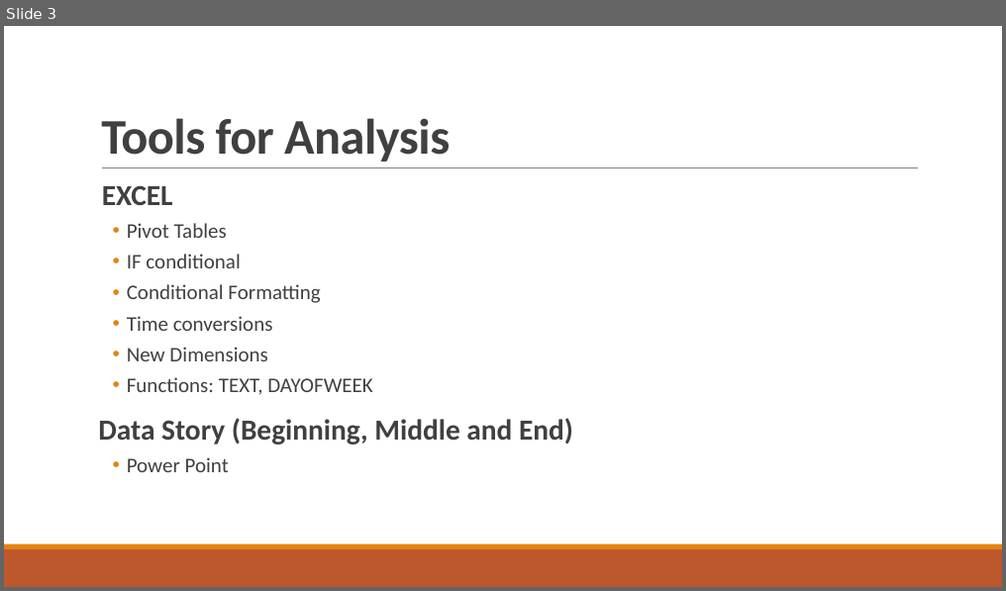
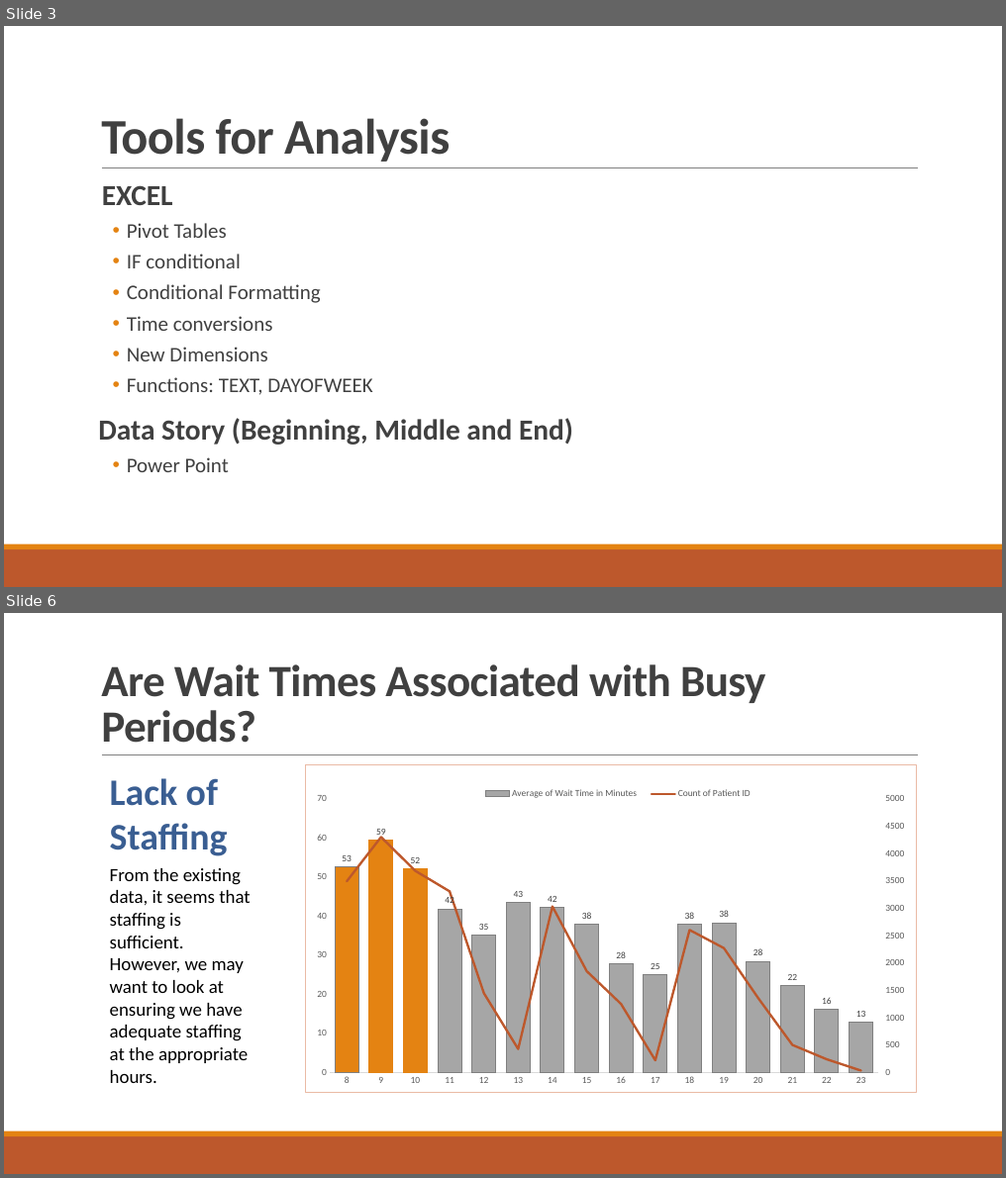
Before and after one commit to saimun4all/Hospital-Wait-Time-Analysis-with-Excel, a slide deck: Hospital Analysis Overview & Findings.pptx. Shown one above the other, each under a label of ours: slide 3 before the commit, slides 3 and 6 after it; the slides between them are not shown. The pictures are 1006x591 and 1006x1178 pixels, drawn with LibreOffice and Linux fonts; fonts in the diff are those of the drawing. Boxes give left, top, right and bottom in pixels: in the first picture for what was removed or moved away, otherwise in the second. Text is boxed around its words. In the diff, an @@ line names an element or a change of style, - is before the commit and + after.

Commit message:
Incorporated findings for wait time at different hours in the slide

```diff
--- a/Hospital Analysis Overview & Findings.pptx
+++ b/Hospital Analysis Overview & Findings.pptx
@@ slide 6 added at [4, 613, 1002, 1174], background #FFFFFF; not listed: 3 template elements that a slide beside it also shows @@
@@ title added at [101, 664, 766, 743], 43 pt, text #404040, bold @@
+Are Wait Times Associated with Busy Periods?
@@ text added at [110, 778, 250, 1083], 18 pt, text #000000 @@
+Lack of Staffing
+From the existing data, it seems that staffing is sufficient. However, we may want to look at ensuring we have adequate staffing at the appropriate hours.
@@ column chart added at [305, 764, 918, 1093] @@
+categories: 8, 9, 10, 11, 12, 13, 14, 15, 16, 17, 18, 19, 20, 21, 22, 23
+Average of Wait Time in Minutes: 53, 59, 52, 42, 35, 43, 42, 38, 28, 25, 38, 38, 28, 22, 16, 13
+Count of Patient ID: 3500, 4300, 3700, 3300, 1400, 400, 3000, 1800, 1200, 200, 2600, 2300, 1400, 500, 200, 0
```
Also in this commit, not shown: 1 slide changed, 1 other file.
